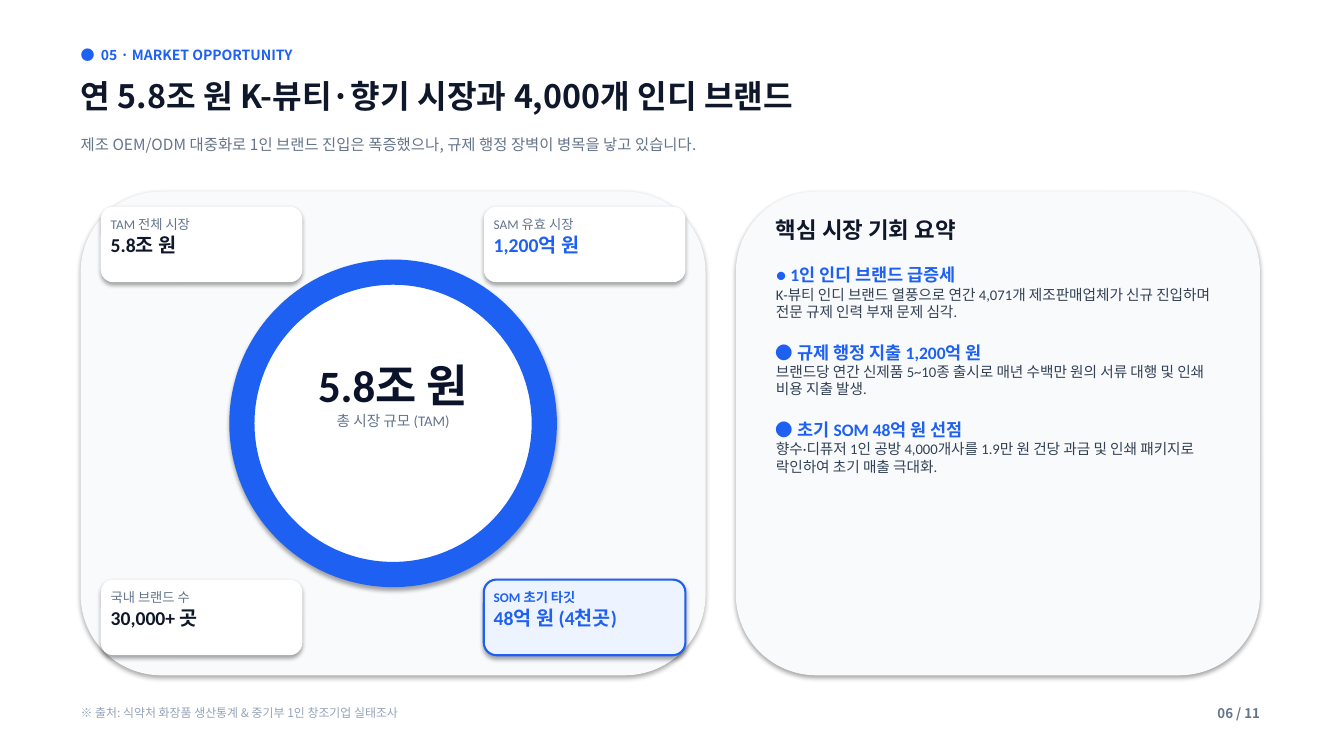
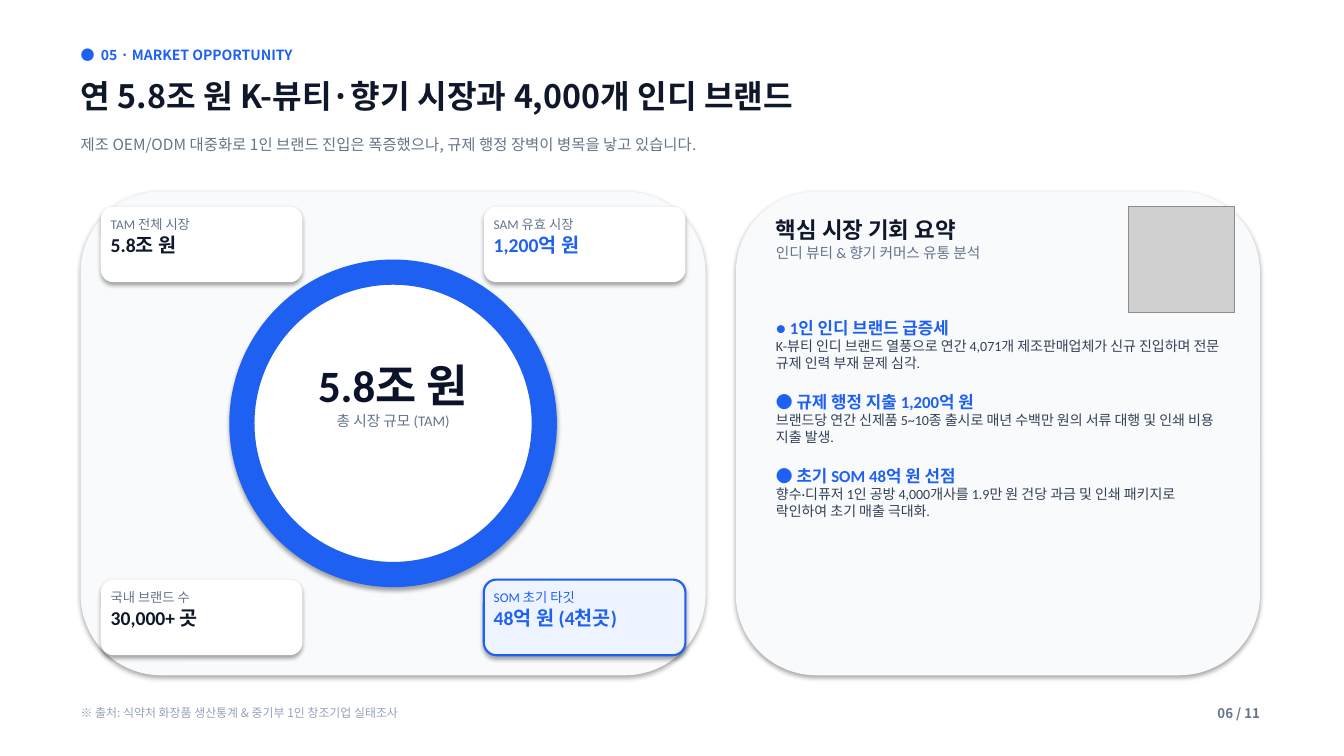
Before and after one commit to lita-lilith16/formu-landing, a slide deck: slide 6 of public/formu_pitch_deck.pptx. Drawn at 1344x756 pixels with LibreOffice and Linux fonts; fonts in the diff are those of the drawing; grey boxes stand for pictures. Boxes give left, top, right and bottom in pixels: in the first picture for what was removed or moved away, otherwise in the second. Text is boxed around its words. In the diff, an @@ line names an element or a change of style, - is before the commit and + after.

```diff
--- a/public/formu_pitch_deck.pptx
+++ b/public/formu_pitch_deck.pptx
@@ picture added at (1129, 207, 1235, 313) @@
@@ text added at (776, 219, 980, 259), 10.5 pt, text #64748B @@
+핵심 시장 기회 요약
+인디 뷰티 & 향기 커머스 유통 분석
@@ text "● 1인 인디 브랜드 급증세": place and size @@
-text "● 1인 인디 브랜드 급증세" at (776, 219, 1210, 473)
+text "● 1인 인디 브랜드 급증세" at (776, 320, 1220, 517)
@@ text "● 1인 인디 브랜드 급증세" at (776, 320, 1220, 517): size 12.5 to 12 pt in "● 1인 인디 브랜드 급증세", "● 규제 행정 지출 1,200억 원", "● 초기 SOM 48억 원 선점"; size 10.5 to 10 pt in "K-뷰티 인디 브랜드 열풍으로 연간 4,071개 제조판매업체가 ...", "브랜드당 연간 신제품 5~10종 출시로 매년 수백만 ...", "향수·디퓨저 1인 공방 4,000개사를 1.9만 원 건당 ..." @@
@@ text at (494, 591, 574, 603): bold off in "SOM 초기 타깃" @@
```
Also in this commit, not shown: 4 other slides changed, 9 other files.
